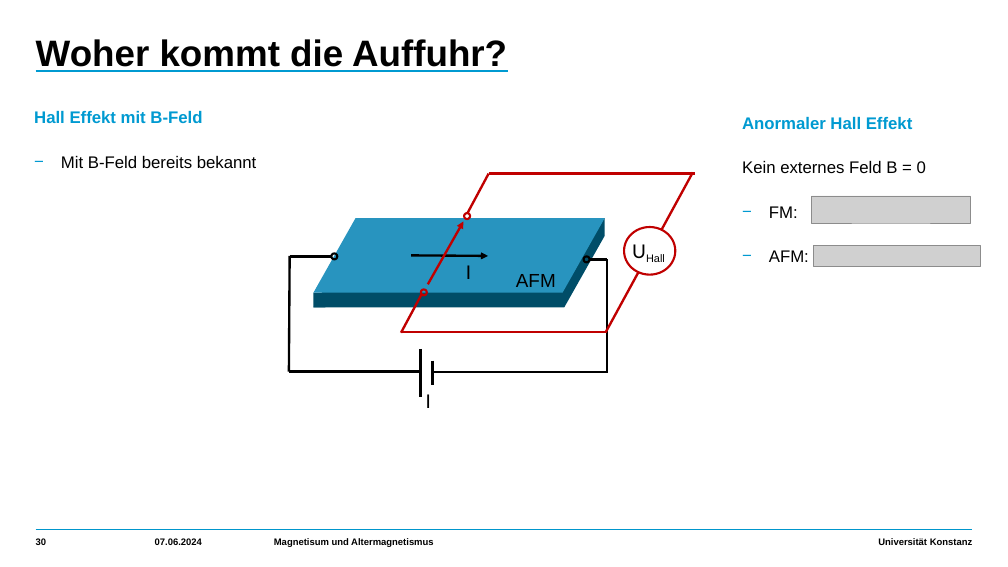
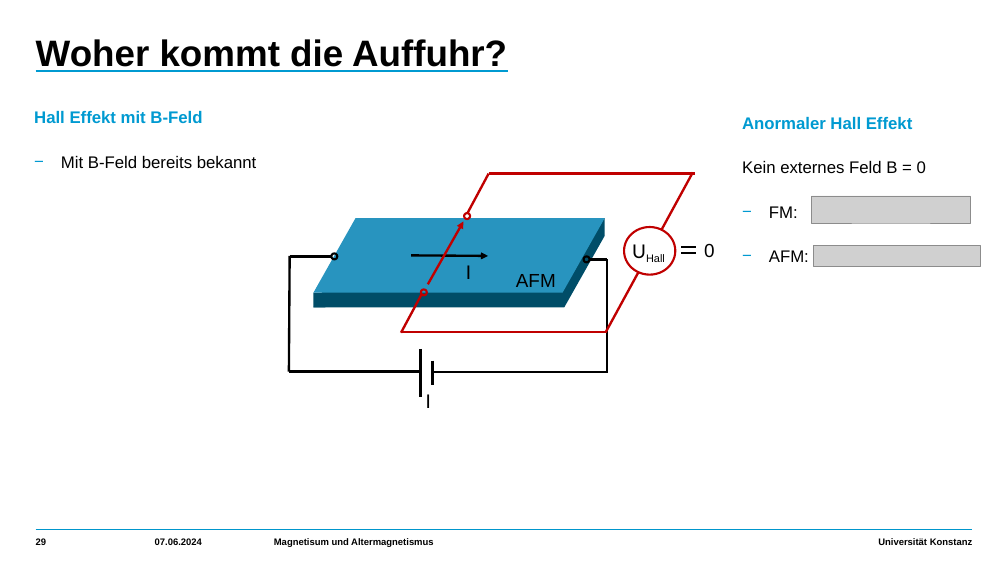
Before and after one commit to HolykingJulex/EstimateSeminar, a slide deck: slide 29 of Vortrag.pptx (slide 30 before the commit). Drawn at 1008x567 pixels with LibreOffice and Linux fonts; fonts in the diff are those of the drawing; grey boxes stand for pictures. Boxes give left, top, right and bottom in pixels: in the first picture for what was removed or moved away, otherwise in the second. Text is boxed around its words. In the diff, an @@ line names an element or a change of style, - is before the commit and + after.

```diff
--- a/Vortrag.pptx
+++ b/Vortrag.pptx
@@ math equal added at (677,242,700,259), fill #000000, outline #FFFFFF 2 pt @@
@@ text added at (704,243,715,257), 18 pt, text #000000 @@
+0
```
Also in this commit, not shown: 35 other slides changed, 3 slides added, 4 slides removed, 3 other files.
